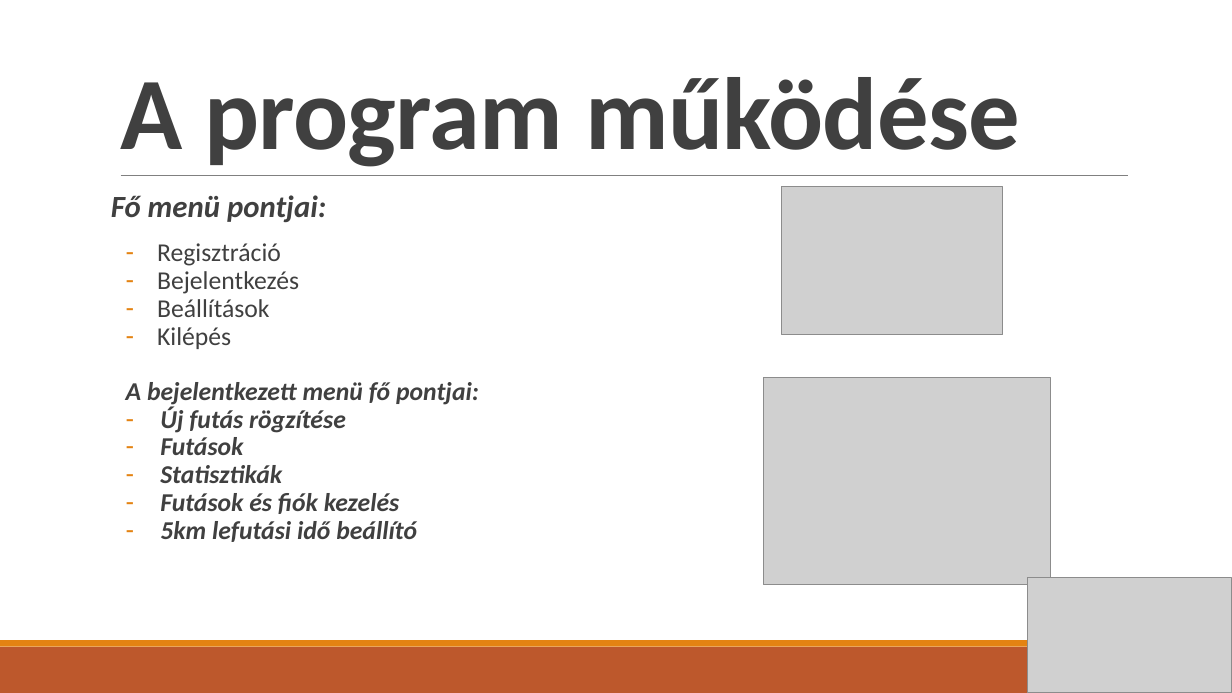
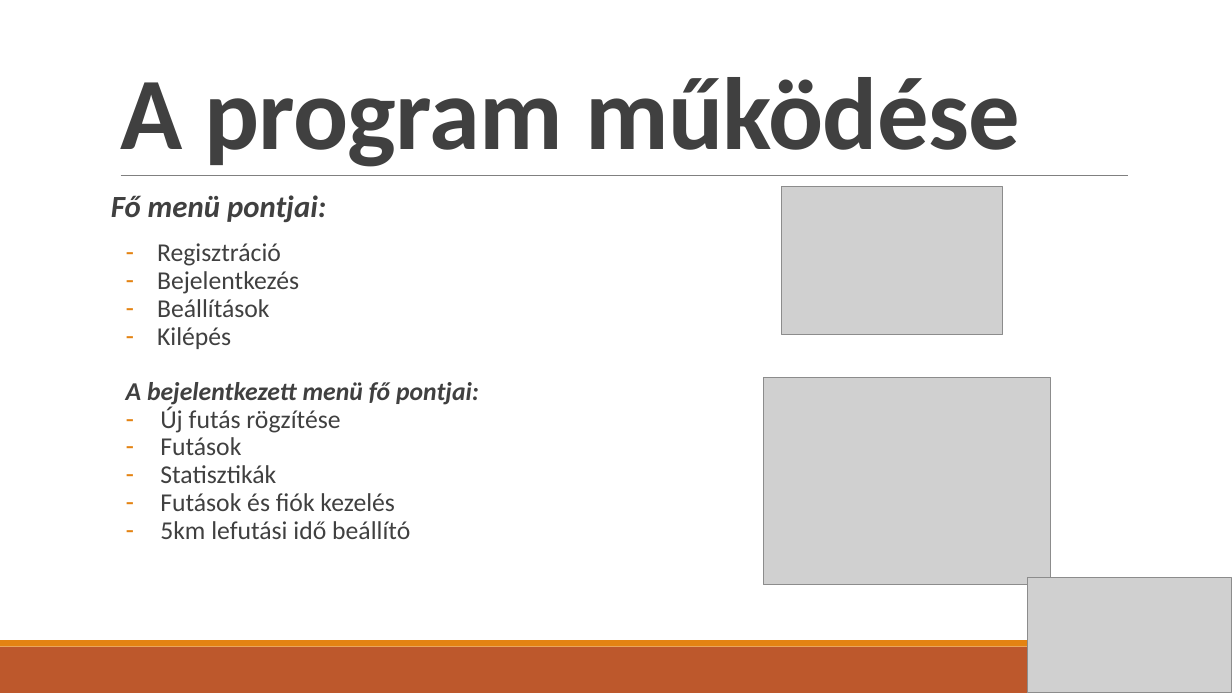
Before and after one commit to CsuszaTomi/DIN-Futoverseny, a slide deck: slide 2 of DIN-PTT.pptx. Drawn at 1232x693 pixels with LibreOffice and Linux fonts; fonts in the diff are those of the drawing; grey boxes stand for pictures. Boxes give left, top, right and bottom in pixels: in the first picture for what was removed or moved away, otherwise in the second. Text is boxed around its words. In the diff, an @@ line names an element or a change of style, - is before the commit and + after.

```diff
--- a/DIN-PTT.pptx
+++ b/DIN-PTT.pptx
@@ text at (x1=160, y1=407, x2=410, y2=539): bold off, italic off in "Új futás rögzítése", "Futások", "Statisztikák", "Futások és fiók kezelés" and 1 more places @@
```
Also in this commit, not shown: 2 other slides changed.
